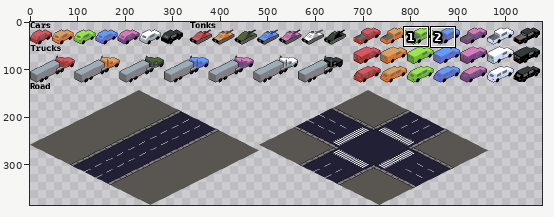
Pixel-art file: assets/art/2D-Racer-Spritesheet.aseprite. Above: a wide view before the commit, with the close-up outlined.
Close-up. As it was:
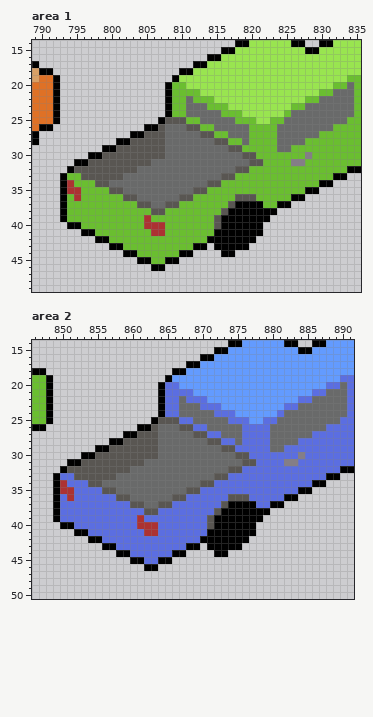
1200x384 pixels, 1 frame. Colours within 5 levels of each other are drawn and written as one. Shown: area 1: x 789..835, y 14..49; area 2: x 846..891, y 14..50. The wide view leaves out empty margins. The commit also changed other parts of the picture, which this record leaves out.
After the commit:
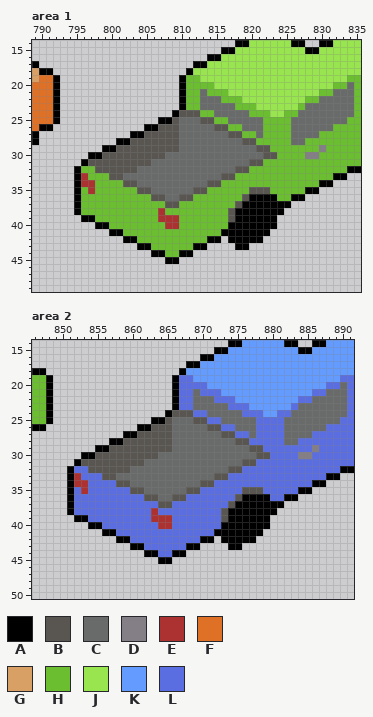
Palette (. is transparent): A #000000  B #595652  C #696a6a  D #847e87  E #ac3232  F #df7126  G #d9a066  H #6abe30  J #99e550  K #639bff  L #5b6ee1
Edits made:
layer "Bakkie" added
--- area 1, layers "Bakkie", "Map"
@@ x 789..835 @@
 17 A......................AAJJJJJJJJJJJJJJJJJJJJJJ
-18 GAA..................AAJJJJJJJJJJJJJJJJJJJJJJJJ
-19 GFFA................AJJJJJJJJJJJJJJJJJJJJJJJJHH
-20 FFFA...............AHHJJJJJJJJJJJJJJJJJJJJJHHCH
-21 FFFA...............AHHHHJJJJJJJJJJJJJJJJJHHCCCH
-22 FFFA...............AHHCHHHJJJJJJJJJJJJJHHCCCCCH
-23 FFFA...............AHHCCCHHHJJJJJJJJJHHCCCCCCCH
-24 FFFA...............AHHCCCCCHHHJJJJJJHCCCCCCCCCH
-25 FFFA..............ABBBHHCCCCCHHHJJHHCCCCCCCCCHH
-26 FAA.............AABCCCBBHHCCCCCHHHHCCCCCCCCHHHH
-27 A.............AABBBCCCCCBBHHCCCHHHHCCCCCCHHHHHH
-28 A...........AABBBBBCCCCCCCBBHHCHHHHCCCCHHHHHHHH
-29 ..........AABBBBBBBCCCCCCCCCBBHHHHHCCHHHHHHHHHH
-30 ........AABBBBBBBBBCCCCCCCCCCCBBHHHHHHHDHHHHHHH
-31 ......AABBBBBBBBBCCCCCCCCCCCCCCBBHHHHDDHHHHHHHH
-32 .....ABBBBBBBBBCCCCCCCCCCCCCCBBHHHHHHHHHHHHHHAA
-33 ....AHHBBBBBBCCCCCCCCCCCCCCBBHHHHHHHHHHHHHHAA..
-34 ....AEHHHBBCCCCCCCCCCCCCCBBHHHHHHHHHHHHHHAA....
-35 ....AEEHHHHBBCCCCCCCCCCBBHHHHHHHHHHHHHHAA......
-36 ....AHEHHHHHHBBCCCCCCBBHHHHHHBBBHHHHHAA........
-37 ....AHHHHHHHHHHBBCCBBHHHHHHHBAAAAHHAA..........
-38 ....AHHHHHHHHHHHHBBHHHHHHHHBAAAAAAA............
-39 ....AHHHHHHHHHHHEHHHHHHHHHBAAAAAAA.............
-40 .....AAHHHHHHHHHEEEHHHHHHHBAAAAAA..............
-41 .......AAHHHHHHHHEEHHHHHHHAAAAAAA..............
-42 .........AAHHHHHHHHHHHHHHAAAAAAA...............
-43 ...........AAHHHHHHHHHHAA.AAAAA................
-44 .............AAHHHHHHAA....AA..................
-45 ...............AAHHAA..........................
-46 .................AA............................
+18 GAA...................AJJJJJJJJJJJJJJJJJJJJJJJJ
+19 GFFA.................AHHJJJJJJJJJJJJJJJJJJJJJHH
+20 FFFA.................AHHHHJJJJJJJJJJJJJJJJJHHCH
+21 FFFA.................AHHCHHHJJJJJJJJJJJJJHHCCCH
+22 FFFA.................AHHCCCHHHJJJJJJJJJHHCCCCCH
+23 FFFA.................AHHCCCCCHHHJJJJJJHCCCCCCCH
+24 FFFA................ABBBHHCCCCCHHHJJHHCCCCCCCCH
+25 FFFA..............AABCCCBBHHCCCCCHHHHCCCCCCCCHH
+26 FAA.............AABBBCCCCCBBHHCCCHHHHCCCCCCHHHH
+27 A.............AABBBBBCCCCCCCBBHHCHHHHCCCCHHHHHH
+28 A...........AABBBBBBBCCCCCCCCCBBHHHHHCCHHHHHHHH
+29 ..........AABBBBBBBBBCCCCCCCCCCCBBHHHHHHHDHHHHH
+30 ........AABBBBBBBBBCCCCCCCCCCCCCCBBHHHHDDHHHHHH
+31 .......ABBBBBBBBBCCCCCCCCCCCCCCBBHHHHHHHHHHHHHH
+32 ......AHHBBBBBBCCCCCCCCCCCCCCBBHHHHHHHHHHHHHHAA
+33 ......AEHHHBBCCCCCCCCCCCCCCBBHHHHHHHHHHHHHHAA..
+34 ......AEEHHHHBBCCCCCCCCCCBBHHHHHHHHHHHHHHAA....
+35 ......AHEHHHHHHBBCCCCCCBBHHHHHHBBBHHHHHAA......
+36 ......AHHHHHHHHHHBBCCBBHHHHHHHBAAAAHHAA........
+37 ......AHHHHHHHHHHHHBBHHHHHHHHBAAAAAAA..........
+38 ......AHHHHHHHHHHHEHHHHHHHHHBAAAAAAA...........
+39 .......AAHHHHHHHHHEEEHHHHHHHBAAAAAA............
+40 .........AAHHHHHHHHEEHHHHHHHAAAAAAA............
+41 ...........AAHHHHHHHHHHHHHHAAAAAAA.............
+42 .............AAHHHHHHHHHHAA.AAAAA..............
+43 ...............AAHHHHHHAA....AA................
+44 .................AAHHAA........................
+45 ...................AA..........................
+46 ...............................................
 47 ...............................................
--- area 2, layers "Bakkie", "Map"
@@ x 846..891 @@
 17 ......................AAKKKKKKKKKKKKKKKKKKKKKK
-18 AA..................AAKKKKKKKKKKKKKKKKKKKKKKKK
-19 HHA................AKKKKKKKKKKKKKKKKKKKKKKKKLL
-20 HHA...............ALLKKKKKKKKKKKKKKKKKKKKKLLCL
-21 HHA...............ALLLLKKKKKKKKKKKKKKKKKLLCCCL
-22 HHA...............ALLCLLLKKKKKKKKKKKKKLLCCCCCL
-23 HHA...............ALLCCCLLLKKKKKKKKKLLCCCCCCCL
-24 HHA...............ALLCCCCCLLLKKKKKKLCCCCCCCCCL
-25 HHA..............ABBBLLCCCCCLLLKKLLCCCCCCCCCLL
-26 AA.............AABCCCBBLLCCCCCLLLLCCCCCCCCLLLL
-27 .............AABBBCCCCCBBLLCCCLLLLCCCCCCLLLLLL
-28 ...........AABBBBBCCCCCCCBBLLCLLLLCCCCLLLLLLLL
-29 .........AABBBBBBBCCCCCCCCCBBLLLLLCCLLLLLLLLLL
-30 .......AABBBBBBBBBCCCCCCCCCCCBBLLLLLLLDLLLLLLL
-31 .....AABBBBBBBBBCCCCCCCCCCCCCCBBLLLLDDLLLLLLLL
-32 ....ABBBBBBBBBCCCCCCCCCCCCCCBBLLLLLLLLLLLLLLAA
-33 ...ALLBBBBBBCCCCCCCCCCCCCCBBLLLLLLLLLLLLLLAA..
-34 ...AELLLBBCCCCCCCCCCCCCCBBLLLLLLLLLLLLLLAA....
-35 ...AEELLLLBBCCCCCCCCCCBBLLLLLLLLLLLLLLAA......
-36 ...ALELLLLLLBBCCCCCCBBLLLLLLBBBLLLLLAA........
-37 ...ALLLLLLLLLLBBCCBBLLLLLLLBAAAALLAA..........
-38 ...ALLLLLLLLLLLLBBLLLLLLLLBAAAAAAA............
-39 ...ALLLLLLLLLLLELLLLLLLLLBAAAAAAA.............
-40 ....AALLLLLLLLLEEELLLLLLLBAAAAAA..............
-41 ......AALLLLLLLLEELLLLLLLAAAAAAA..............
-42 ........AALLLLLLLLLLLLLLAAAAAAA...............
-43 ..........AALLLLLLLLLLAA.AAAAA................
-44 ............AALLLLLLAA....AA..................
-45 ..............AALLAA..........................
-46 ................AA............................
+18 AA...................AKKKKKKKKKKKKKKKKKKKKKKKK
+19 HHA.................ALLKKKKKKKKKKKKKKKKKKKKKLL
+20 HHA.................ALLLLKKKKKKKKKKKKKKKKKLLCL
+21 HHA.................ALLCLLLKKKKKKKKKKKKKLLCCCL
+22 HHA.................ALLCCCLLLKKKKKKKKKLLCCCCCL
+23 HHA.................ALLCCCCCLLLKKKKKKLCCCCCCCL
+24 HHA................ABBBLLCCCCCLLLKKLLCCCCCCCCL
+25 HHA..............AABCCCBBLLCCCCCLLLLCCCCCCCCLL
+26 AA.............AABBBCCCCCBBLLCCCLLLLCCCCCCLLLL
+27 .............AABBBBBCCCCCCCBBLLCLLLLCCCCLLLLLL
+28 ...........AABBBBBBBCCCCCCCCCBBLLLLLCCLLLLLLLL
+29 .........AABBBBBBBBBCCCCCCCCCCCBBLLLLLLLDLLLLL
+30 .......AABBBBBBBBBCCCCCCCCCCCCCCBBLLLLDDLLLLLL
+31 ......ABBBBBBBBBCCCCCCCCCCCCCCBBLLLLLLLLLLLLLL
+32 .....ALLBBBBBBCCCCCCCCCCCCCCBBLLLLLLLLLLLLLLAA
+33 .....AELLLBBCCCCCCCCCCCCCCBBLLLLLLLLLLLLLLAA..
+34 .....AEELLLLBBCCCCCCCCCCBBLLLLLLLLLLLLLLAA....
+35 .....ALELLLLLLBBCCCCCCBBLLLLLLBBBLLLLLAA......
+36 .....ALLLLLLLLLLBBCCBBLLLLLLLBAAAALLAA........
+37 .....ALLLLLLLLLLLLBBLLLLLLLLBAAAAAAA..........
+38 .....ALLLLLLLLLLLELLLLLLLLLBAAAAAAA...........
+39 ......AALLLLLLLLLEEELLLLLLLBAAAAAA............
+40 ........AALLLLLLLLEELLLLLLLAAAAAAA............
+41 ..........AALLLLLLLLLLLLLLAAAAAAA.............
+42 ............AALLLLLLLLLLAA.AAAAA..............
+43 ..............AALLLLLLAA....AA................
+44 ................AALLAA........................
+45 ..................AA..........................
+46 ..............................................
 47 ..............................................
Pixel boxes of the changes (left, top, right, bottom) in both close-ups:
changed: (60, 68, 326, 271)
changed: (53, 368, 319, 571)
